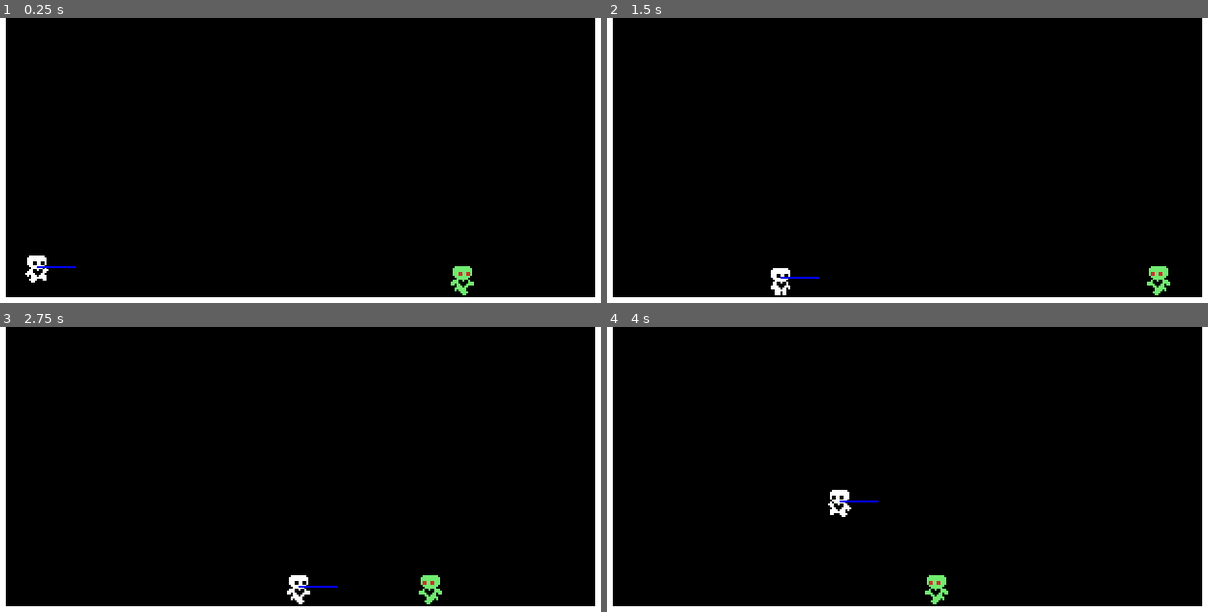
Above: before the commit, frames 1-4 (two rows, left to right).
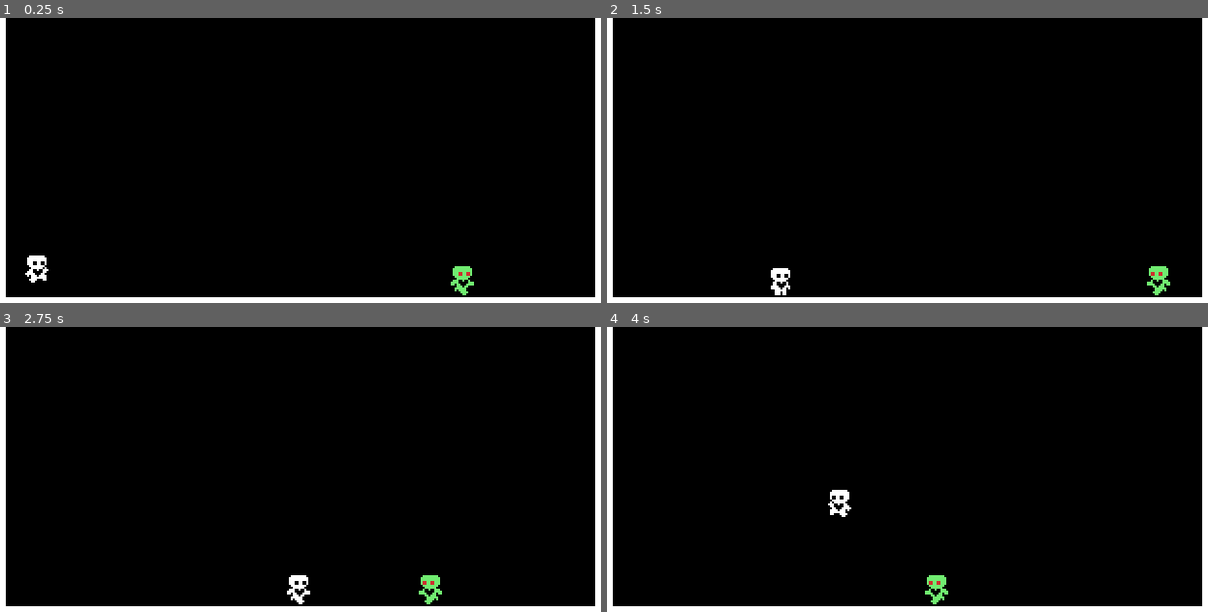
Above: after the commit, the same moments.

Repository: AtlasWongy/rahja_game_development
Game: Godot game, scene res://levels/test_platform.tscn
The game is run twice, just before and just after one commit, with the same random seed, the same clock (stepped at 60 frames per second) and the same inputs.
Inputs (mouse positions are in pixels of both pictures, inside the frame that each line leads up to):
- Up to frame 1 (0.25 s): no input
- Up to frame 2 (1.5 s): tap Enter (ui_accept) at 0.5, 0.77 s; move the mouse to (1045, 174) at 0.52 s; hold Right (ui_right) 0.53-1.25 s; hold C (black) 0.53-1.25 s; click (1045, 174) at 0.67 s; tap X (blue) at 0.8 s; drag from (781, 208) to (1201, 283) at 1.27 s
- Up to frame 3 (2.75 s): move the mouse to (360, 423) at 2.02 s; hold Right (ui_right) from 2.03 s (still down); hold Z (red) from 2.03 s (still down); tap S (white) at 2.3 s
- Up to frame 4 (4 s): release Right (ui_right) at 2.75 s; release Z (red) at 2.75 s; drag from (877, 572) to (1183, 560) at 2.77 s; move the mouse to (1093, 555) at 3.52 s; hold Left (ui_left) from 3.53 s (still down); hold C (black) from 3.53 s (still down); tap Enter (ui_accept) at 3.77 s; tap X (blue) at 3.8 s

The runs differ from the first frame. In frame 1, less than 0.1% of the frame differs, in the area x 6-13%, y 87-88%; in frame 2, less than 0.1%; in frame 3, less than 0.1%; in frame 4, less than 0.1%.
Error after the commit: Invalid access to property or key 'keycode' on a base object of type 'InputEventMouseMotion'. (res://characters/player/ripsote/riposte.gd:11)

Commit message:
riposte_set_up

Diff:
--- a/characters/enemy/enemy.gd
+++ b/characters/enemy/enemy.gd
@@ -11,6 +11,7 @@
 var gravity = ProjectSettings.get_setting("physics/2d/default_gravity")
 var direction = 1.0
 var facing_right: bool = true
+var can_attack: bool = true
 
 func _physics_process(delta):
 	if not is_on_floor():
@@ -26,8 +27,11 @@
 func detect_the_player():
 	if player_detection.is_colliding():
 		var collider = player_detection.get_collider()
-		if collider.is_in_group('player'):
+		if collider.is_in_group('player') and can_attack:
 			animation_player.play("swing")
+			velocity.x = 0.0
+			can_attack = false
+		elif collider.is_in_group('player'):
 			velocity.x = 0.0
 	else:
 		animation_player.stop()
@@ -48,3 +52,6 @@
 		animated_sprite_2d.play('move')
 	else:
 		animated_sprite_2d.play('idle')
+
+func _on_cool_down_timeout():
+	can_attack = true
--- a/characters/enemy/enemy.tscn
+++ b/characters/enemy/enemy.tscn
@@ -69,8 +69,72 @@
 [sub_resource type="RectangleShape2D" id="RectangleShape2D_4rrpn"]
 size = Vector2(12, 16)
 
+[sub_resource type="Animation" id="Animation_mag65"]
+length = 0.001
+tracks/0/type = "value"
+tracks/0/imported = false
+tracks/0/enabled = true
+tracks/0/path = NodePath(".:visible")
+tracks/0/interp = 1
+tracks/0/loop_wrap = true
+tracks/0/keys = {
+"times": PackedFloat32Array(0),
+"transitions": PackedFloat32Array(1),
+"update": 1,
+"values": [false]
+}
+tracks/1/type = "value"
+tracks/1/imported = false
+tracks/1/enabled = true
+tracks/1/path = NodePath("../CollisionShape2D:visible")
+tracks/1/interp = 1
+tracks/1/loop_wrap = true
+tracks/1/keys = {
+"times": PackedFloat32Array(0),
+"transitions": PackedFloat32Array(1),
+"update": 1,
+"values": [false]
+}
+tracks/2/type = "value"
+tracks/2/imported = false
+tracks/2/enabled = true
+tracks/2/path = NodePath("../CollisionShape2D:disabled")
+tracks/2/interp = 1
+tracks/2/loop_wrap = true
+tracks/2/keys = {
+"times": PackedFloat32Array(0),
+"transitions": PackedFloat32Array(1),
+"update": 1,
+"values": [true]
+}
+tracks/3/type = "value"
+tracks/3/imported = false
+tracks/3/enabled = true
+tracks/3/path = NodePath(".:position")
+tracks/3/interp = 1
+tracks/3/loop_wrap = true
+tracks/3/keys = {
+"times": PackedFloat32Array(0),
+"transitions": PackedFloat32Array(1),
+"update": 0,
+"values": [Vector2(10, -15)]
+}
+tracks/4/type = "value"
+tracks/4/imported = false
+tracks/4/enabled = true
+tracks/4/path = NodePath(".:rotation")
+tracks/4/interp = 1
+tracks/4/loop_wrap = true
+tracks/4/keys = {
+"times": PackedFloat32Array(0),
+"transitions": PackedFloat32Array(1),
+"update": 0,
+"values": [-0.614356]
+}
+
 [sub_resource type="Animation" id="Animation_ftv5s"]
 resource_name = "swing"
+length = 1.2
 tracks/0/type = "value"
 tracks/0/imported = false
 tracks/0/enabled = true
@@ -102,10 +166,10 @@
 tracks/2/interp = 1
 tracks/2/loop_wrap = true
 tracks/2/keys = {
-"times": PackedFloat32Array(0, 0.2),
-"transitions": PackedFloat32Array(1, 1),
-"update": 1,
-"values": [false, true]
+"times": PackedFloat32Array(0, 0.2, 1.2),
+"transitions": PackedFloat32Array(1, 1, 1),
+"update": 1,
+"values": [false, true, false]
 }
 tracks/3/type = "value"
 tracks/3/imported = false
@@ -114,10 +178,10 @@
 tracks/3/interp = 1
 tracks/3/loop_wrap = true
 tracks/3/keys = {
-"times": PackedFloat32Array(0, 1),
-"transitions": PackedFloat32Array(1, 1),
-"update": 1,
-"values": [false, true]
+"times": PackedFloat32Array(0, 1, 1.2),
+"transitions": PackedFloat32Array(1, 1, 1),
+"update": 1,
+"values": [false, true, false]
 }
 tracks/4/type = "value"
 tracks/4/imported = false
@@ -126,73 +190,10 @@
 tracks/4/interp = 1
 tracks/4/loop_wrap = true
 tracks/4/keys = {
-"times": PackedFloat32Array(0, 0.6, 1),
-"transitions": PackedFloat32Array(1, 1, 1),
-"update": 1,
-"values": [true, false, false]
-}
-
-[sub_resource type="Animation" id="Animation_mag65"]
-length = 0.001
-tracks/0/type = "value"
-tracks/0/imported = false
-tracks/0/enabled = true
-tracks/0/path = NodePath(".:visible")
-tracks/0/interp = 1
-tracks/0/loop_wrap = true
-tracks/0/keys = {
-"times": PackedFloat32Array(0),
-"transitions": PackedFloat32Array(1),
-"update": 1,
-"values": [false]
-}
-tracks/1/type = "value"
-tracks/1/imported = false
-tracks/1/enabled = true
-tracks/1/path = NodePath("../CollisionShape2D:visible")
-tracks/1/interp = 1
-tracks/1/loop_wrap = true
-tracks/1/keys = {
-"times": PackedFloat32Array(0),
-"transitions": PackedFloat32Array(1),
-"update": 1,
-"values": [false]
-}
-tracks/2/type = "value"
-tracks/2/imported = false
-tracks/2/enabled = true
-tracks/2/path = NodePath("../CollisionShape2D:disabled")
-tracks/2/interp = 1
-tracks/2/loop_wrap = true
-tracks/2/keys = {
-"times": PackedFloat32Array(0),
-"transitions": PackedFloat32Array(1),
-"update": 1,
-"values": [true]
-}
-tracks/3/type = "value"
-tracks/3/imported = false
-tracks/3/enabled = true
-tracks/3/path = NodePath(".:position")
-tracks/3/interp = 1
-tracks/3/loop_wrap = true
-tracks/3/keys = {
-"times": PackedFloat32Array(0),
-"transitions": PackedFloat32Array(1),
-"update": 0,
-"values": [Vector2(10, -15)]
-}
-tracks/4/type = "value"
-tracks/4/imported = false
-tracks/4/enabled = true
-tracks/4/path = NodePath(".:rotation")
-tracks/4/interp = 1
-tracks/4/loop_wrap = true
-tracks/4/keys = {
-"times": PackedFloat32Array(0),
-"transitions": PackedFloat32Array(1),
-"update": 0,
-"values": [-0.614356]
+"times": PackedFloat32Array(0, 0.6, 1, 1.2),
+"transitions": PackedFloat32Array(1, 1, 1, 1),
+"update": 1,
+"values": [true, false, false, true]
 }
 
 [sub_resource type="AnimationLibrary" id="AnimationLibrary_taljn"]
@@ -241,3 +242,9 @@
 shape = SubResource("RectangleShape2D_whngd")
 disabled = true
 debug_color = Color(0.705882, 0.470588, 0.372549, 0.419608)
+
+[node name="CoolDown" type="Timer" parent="."]
+wait_time = 4.0
+autostart = true
+
+[connection signal="timeout" from="CoolDown" to="." method="_on_cool_down_timeout"]
--- a/characters/player/parry/parry.gd
+++ b/characters/player/parry/parry.gd
@@ -1,11 +1,17 @@
 extends Node
 
 @onready var parry_animation = $"."
+
+var in_unbound_state = false
+
+signal emit_riposte_charge
 
 func _ready():
 	parry_animation.play("normal")
 
 func _input(event):
+	if in_unbound_state:
+		return
 	handle_red_parry(event)
 	handle_blue_parry(event)
 	handle_white_parry(event)
@@ -32,5 +38,6 @@
 func handle_black_parry(event):
 	if event.is_action_pressed("black"):
 		parry_animation.play("black")
+		emit_signal("emit_riposte_charge")
 	elif event.is_action_released("black"):
 		parry_animation.play("normal")
--- a/characters/player/player.gd
+++ b/characters/player/player.gd
@@ -55,19 +55,15 @@
 		return
 	else:
 		if Input.is_action_just_pressed("red"):
-			print("Parried using phoenix")
 			is_getting_hit = false
 			timer.stop()
 		if Input.is_action_just_pressed("blue"):
-			print("Parried using dragon")
 			is_getting_hit = false
 			timer.stop()
 		if Input.is_action_just_pressed("white"):
-			print("Parried using lion")
 			is_getting_hit = false
 			timer.stop()
 		if Input.is_action_just_pressed("black"):
-			print("Parried using tortoise")
 			is_getting_hit = false
 			timer.stop()
 
@@ -77,5 +73,4 @@
 		timer.start()
 
 func _on_timer_timeout():
-	print("I will now receive damage")
 	is_getting_hit = false
--- a/characters/player/player.tscn
+++ b/characters/player/player.tscn
@@ -4,7 +4,7 @@
 [ext_resource type="Texture2D" uid="uid://b3i53hfap8cik" path="res://characters/player/player.png" id="2_mt2cl"]
 [ext_resource type="Texture2D" uid="uid://rmlpmucyqkr5" path="res://characters/player/parry/parry_shield.png" id="2_swyy5"]
 [ext_resource type="Script" path="res://characters/player/parry/parry.gd" id="3_ej7yw"]
-[ext_resource type="Script" path="res://characters/player/draw_debug.gd" id="5_nt2s3"]
+[ext_resource type="Script" path="res://characters/player/ripsote/riposte.gd" id="5_cealn"]
 
 [sub_resource type="RectangleShape2D" id="RectangleShape2D_kleed"]
 size = Vector2(12, 18.5)
@@ -167,9 +167,6 @@
 frame = 5
 frame_progress = 0.581908
 
-[node name="Node2D" type="Node2D" parent="."]
-script = ExtResource("5_nt2s3")
-
 [node name="HitBox" type="Area2D" parent="."]
 collision_layer = 8
 collision_mask = 8
@@ -184,5 +181,8 @@
 wait_time = 0.25
 one_shot = true
 
+[node name="Weapon" type="Node2D" parent="."]
+script = ExtResource("5_cealn")
+
 [connection signal="area_entered" from="HitBox" to="." method="_on_area_2d_area_entered"]
 [connection signal="timeout" from="Timer" to="." method="_on_timer_timeout"]
--- /dev/null
+++ b/characters/player/ripsote/riposte.gd
@@ -0,0 +1,18 @@
+extends Node2D
+
+var riposte_charge = 0
+
+@onready var emitter = $"../CollisionShape2D/ParryAnimation"
+
+func _ready():
+	emitter.emit_riposte_charge.connect(add_riposite_charge)
+
+func _input(event):
+	if event.keycode == 4194326:
+		print("Send the unbound signal over")
+	if event.is_action_pressed("riposte_black"):
+		pass
+
+func add_riposite_charge():
+	riposte_charge += 1
+	print("Current Charge: ", riposte_charge)
--- a/project.godot
+++ b/project.godot
@@ -53,6 +53,16 @@
 "events": [Object(InputEventKey,"resource_local_to_scene":false,"resource_name":"","device":-1,"window_id":0,"alt_pressed":false,"shift_pressed":false,"ctrl_pressed":false,"meta_pressed":false,"pressed":false,"keycode":0,"physical_keycode":83,"key_label":0,"unicode":115,"echo":false,"script":null)
 ]
 }
+riposte_black={
+"deadzone": 0.5,
+"events": [Object(InputEventKey,"resource_local_to_scene":false,"resource_name":"","device":-1,"window_id":0,"alt_pressed":false,"shift_pressed":false,"ctrl_pressed":true,"meta_pressed":false,"pressed":false,"keycode":0,"physical_keycode":67,"key_label":0,"unicode":0,"echo":false,"script":null)
+]
+}
+unbound_state={
+"deadzone": 0.5,
+"events": [Object(InputEventKey,"resource_local_to_scene":false,"resource_name":"","device":-1,"window_id":0,"alt_pressed":false,"shift_pressed":false,"ctrl_pressed":false,"meta_pressed":false,"pressed":false,"keycode":0,"physical_keycode":4194326,"key_label":0,"unicode":0,"echo":false,"script":null)
+]
+}
 
 [rendering]
 
